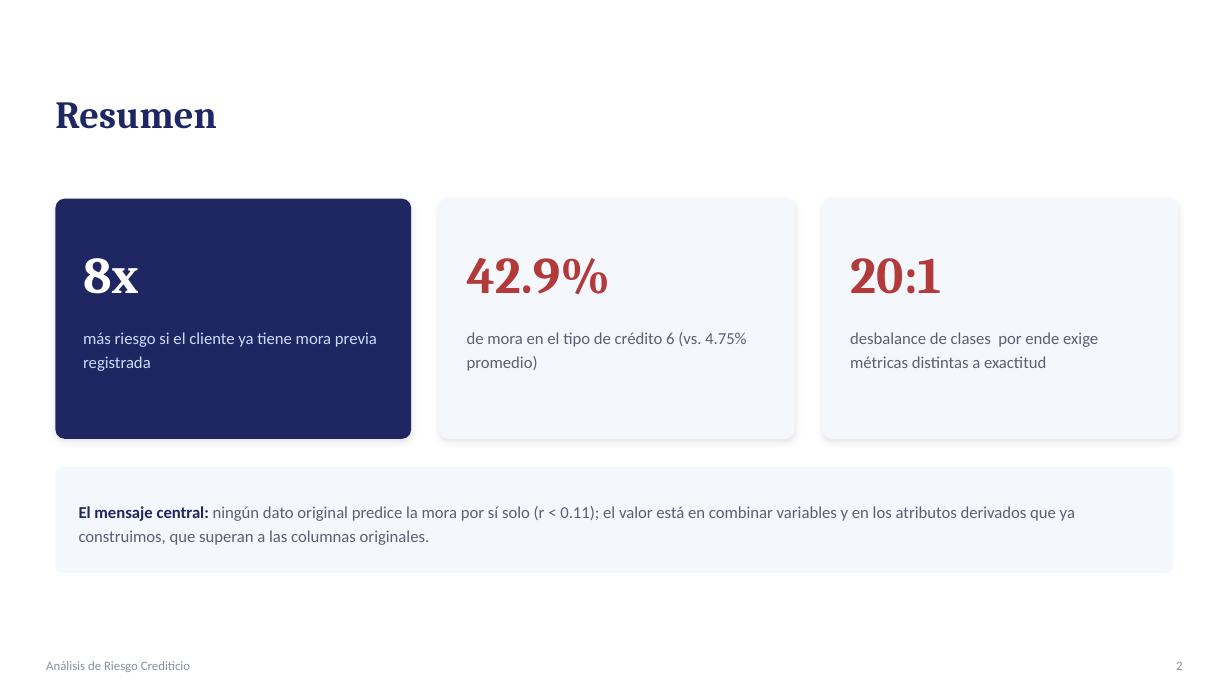
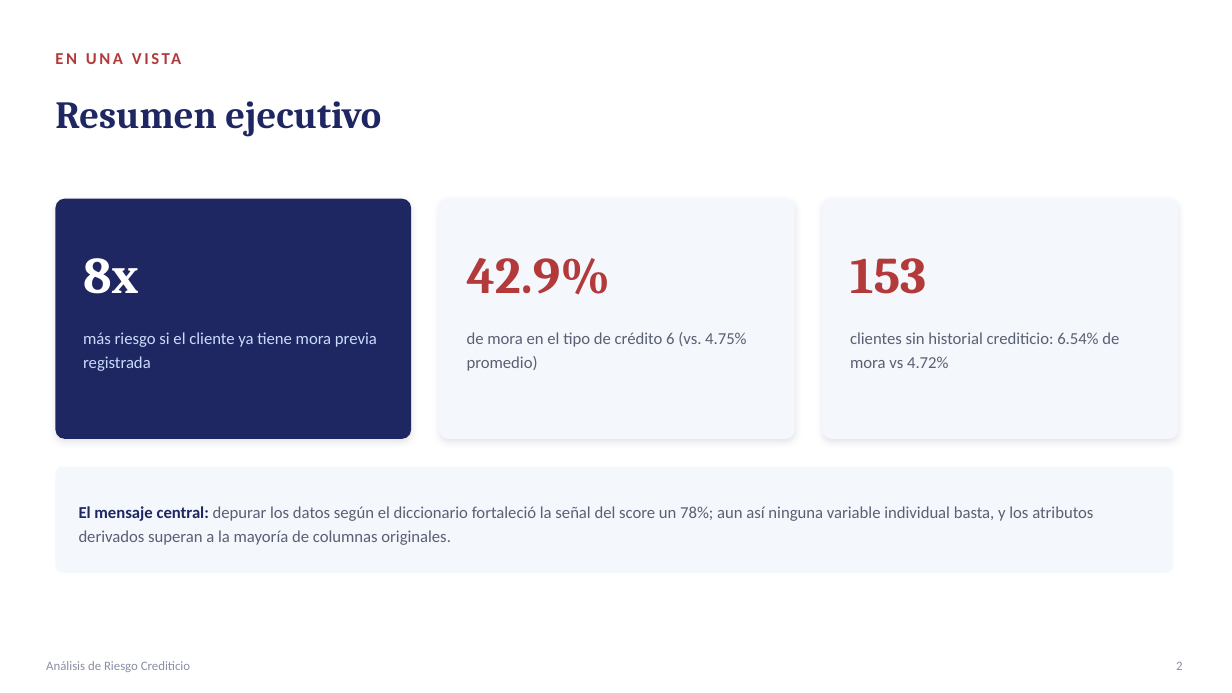
Before and after one commit to papiarcacamilo/MLOPS_CURSE, a slide deck: slide 2 of PRESENTACION.pptx (slide 11 before the commit). Drawn at 1232x693 pixels with LibreOffice and Linux fonts; fonts in the diff are those of the drawing. Boxes give left, top, right and bottom in pixels: in the first picture for what was removed or moved away, otherwise in the second. Text is boxed around its words. In the diff, an @@ line names an element or a change of style, - is before the commit and + after.

Commit message:
Diccionario de datos,  EDA completo

```diff
--- a/PRESENTACION.pptx
+++ b/PRESENTACION.pptx
@@ text at bbox=[55, 101, 381, 137]: text changed @@
-Resumen
+Resumen ejecutivo
@@ text at bbox=[850, 258, 926, 294]: text changed @@
-20:1
+153
@@ text at bbox=[850, 332, 1119, 368]: text changed @@
-desbalance de clases por ende exige métricas distintas a exactitud
+clientes sin historial crediticio: 6.54% de mora vs 4.72%
@@ text at bbox=[79, 506, 1093, 545]: text changed @@
-El mensaje central: ningún dato original predice la mora por sí solo (r < 0.11); el valor está en combinar variables y en los atributos derivados que ya construimos, que superan a las columnas originales.
+El mensaje central: depurar los datos según el diccionario fortaleció la señal del score un 78%; aun así ninguna variable individual basta, y los atributos derivados superan a la mayoría de columnas originales.
```
Also in this commit, not shown: 11 other slides changed, 4 slides added, 1 slide removed, 4 other files.
